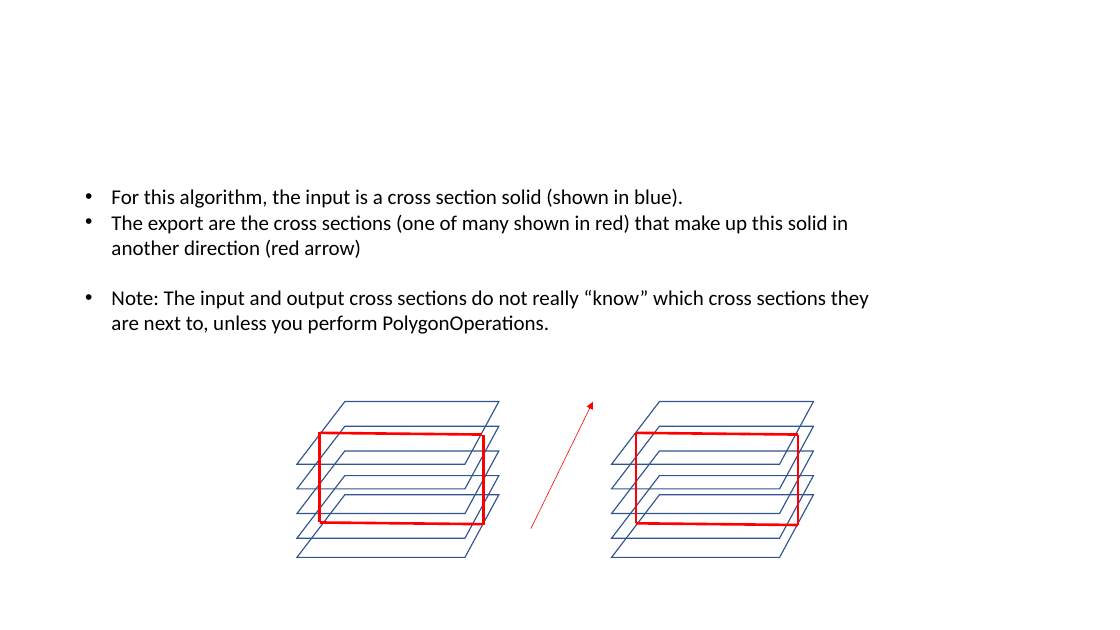
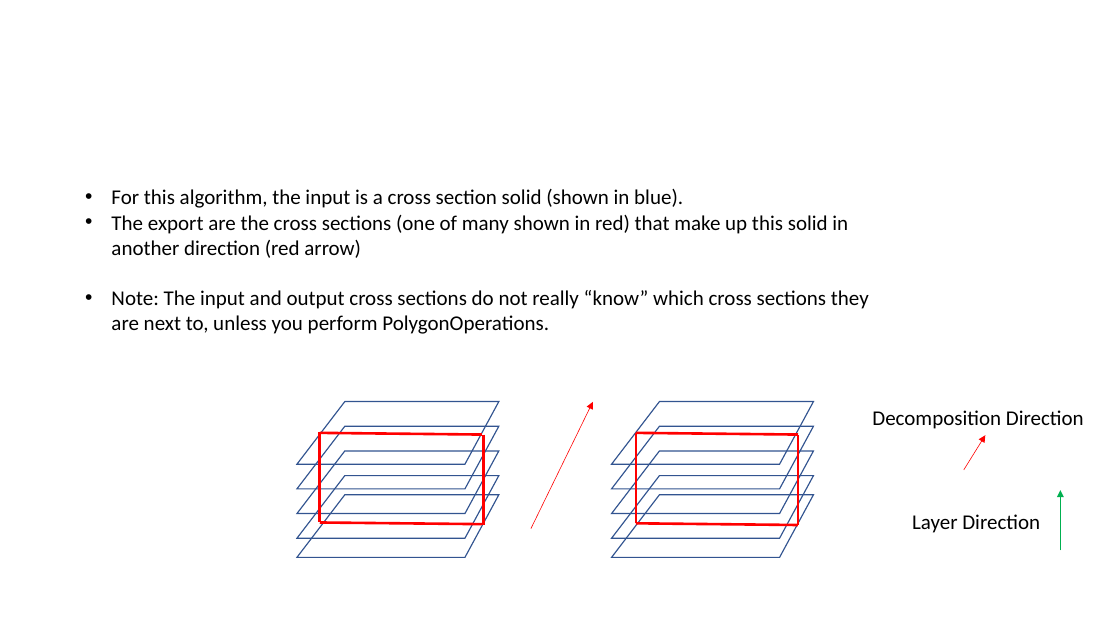
Before and after one commit to DesignEngrLab/TVGL, a slide deck: slide 2 of AlgorithDescriptions/UniformDecompositionForCrossSectionSolids.pptx. Drawn at 1120x630 pixels with LibreOffice and Linux fonts; fonts in the diff are those of the drawing. Boxes give left, top, right and bottom in pixels: in the first picture for what was removed or moved away, otherwise in the second. Text is boxed around its words. In the diff, an @@ line names an element or a change of style, - is before the commit and + after.

Commit message:
Some changes to UniformDecomposition of CrossSectionSolids. Many more changes to come, based on the algorithm in the attached powerpoint.

```diff
--- a/AlgorithDescriptions/UniformDecompositionForCrossSectionSolids.pptx
+++ b/AlgorithDescriptions/UniformDecompositionForCrossSectionSolids.pptx
@@ text added at bbox=[872, 410, 1084, 429], 18 pt, text #000000 @@
+Decomposition Direction
@@ arrow added from (964, 470) to (986, 435), #FF0000 0.5 pt @@
@@ arrow added from (1060, 550) to (1060, 491), #00B050 0.5 pt @@
@@ text added at bbox=[912, 514, 1040, 533], 18 pt, text #000000 @@
+Layer Direction
```
Also in this commit, not shown: 3 other slides changed, 2 slides added, 1 slide removed, 2 other files.
